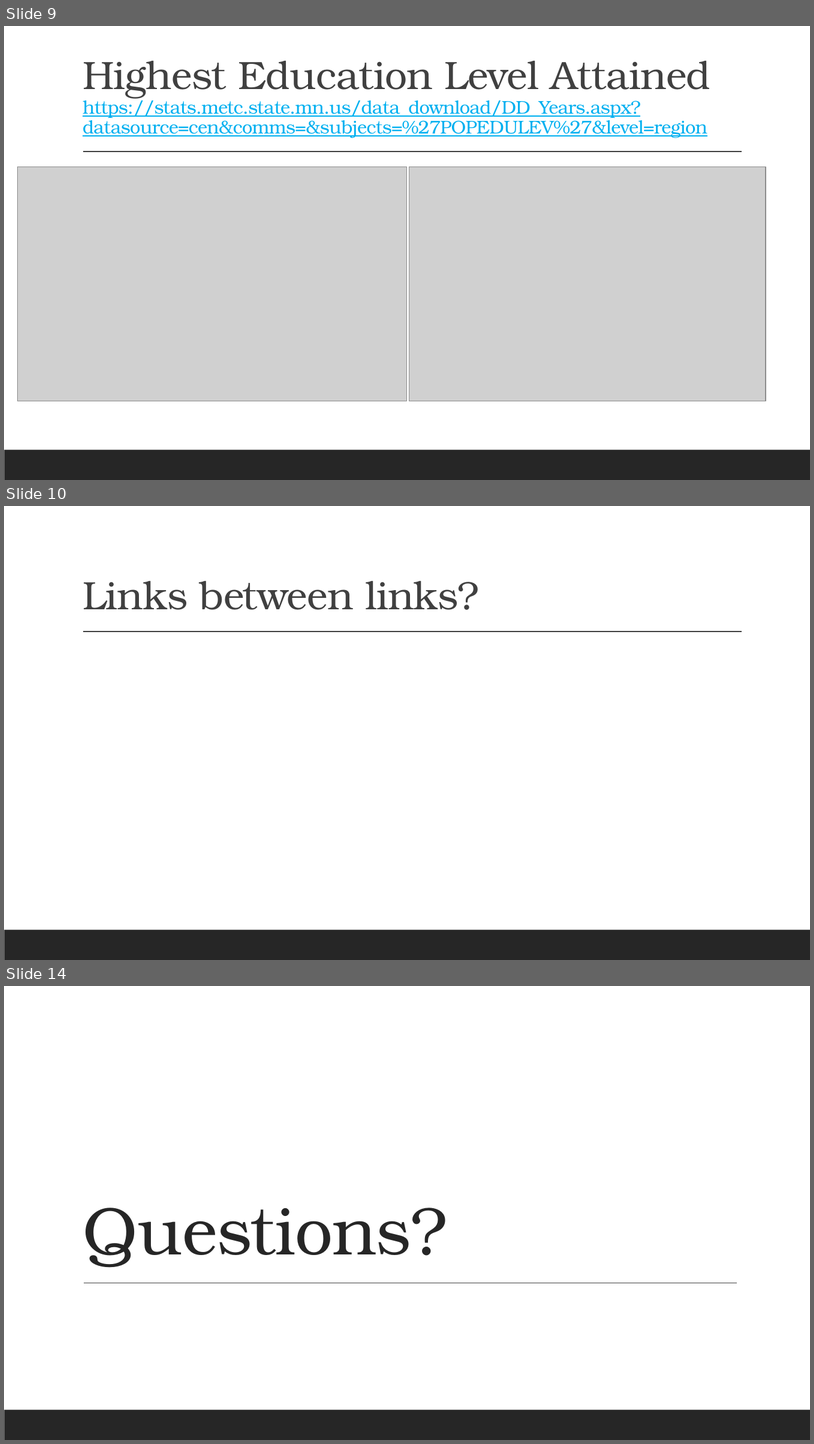
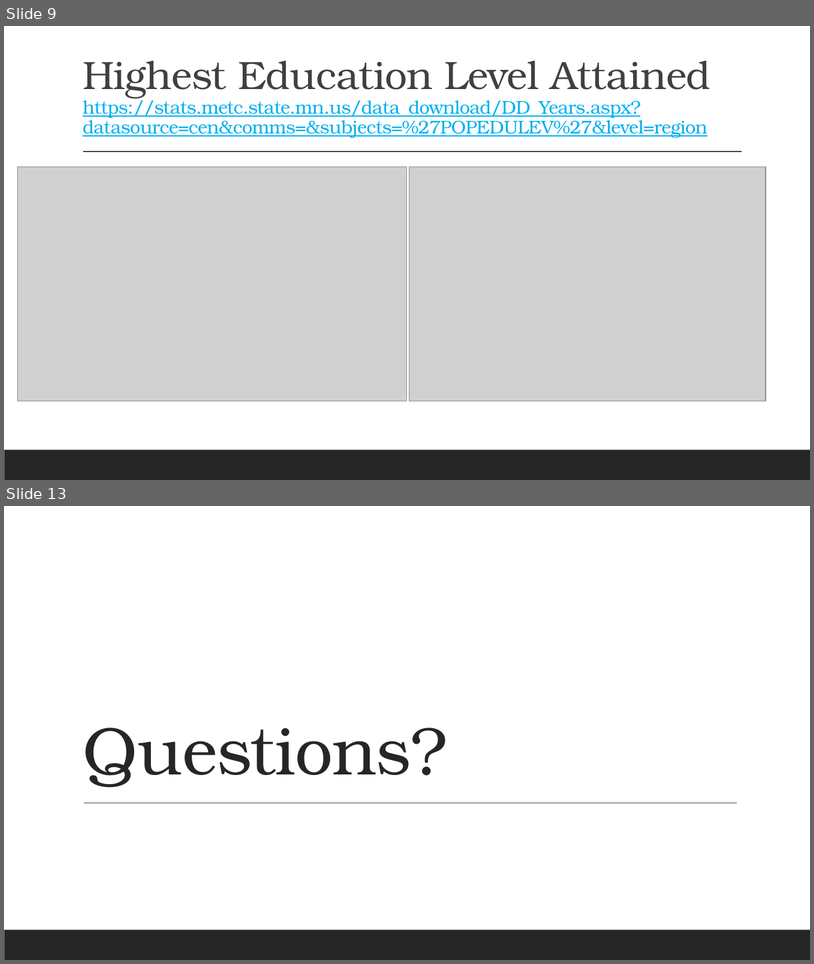
Before and after one commit to alyndaher/Working_Title, a slide deck: Life_Expectancy.pptx. Shown one above the other, each under a label of ours: slides 9, 10 and 14 before the commit, slides 9 and 13 after it; the slides between them are not shown. The pictures are 814x1444 and 814x964 pixels, drawn with LibreOffice and Linux fonts; fonts in the diff are those of the drawing; grey boxes stand for pictures. Boxes give left, top, right and bottom in pixels: in the first picture for what was removed or moved away, otherwise in the second. Text is boxed around its words. In the diff, an @@ line names an element or a change of style, - is before the commit and + after.

```diff
--- a/Life_Expectancy.pptx
+++ b/Life_Expectancy.pptx
@@ slide 10 removed at bbox=[4, 506, 810, 960], background #FFFFFF; not listed: 2 template elements that a slide beside it also shows @@
@@ title removed at bbox=[83, 581, 479, 610] @@
-Links between links?
@@ what was slide 14 is now slide 13 @@
```
Also in this commit, not shown: 2 slides changed, 2 slides added, 2 other slides removed.
